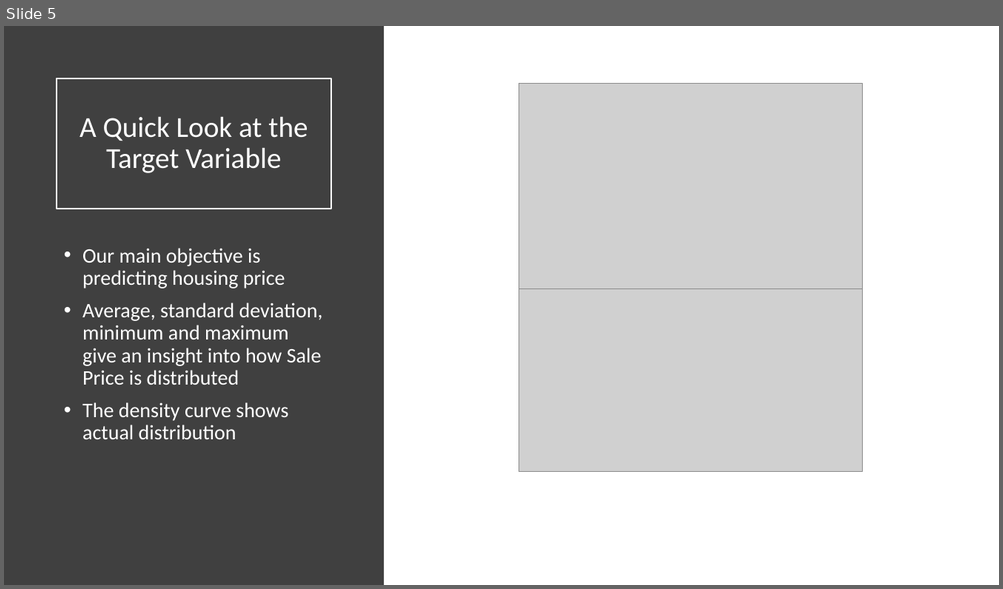
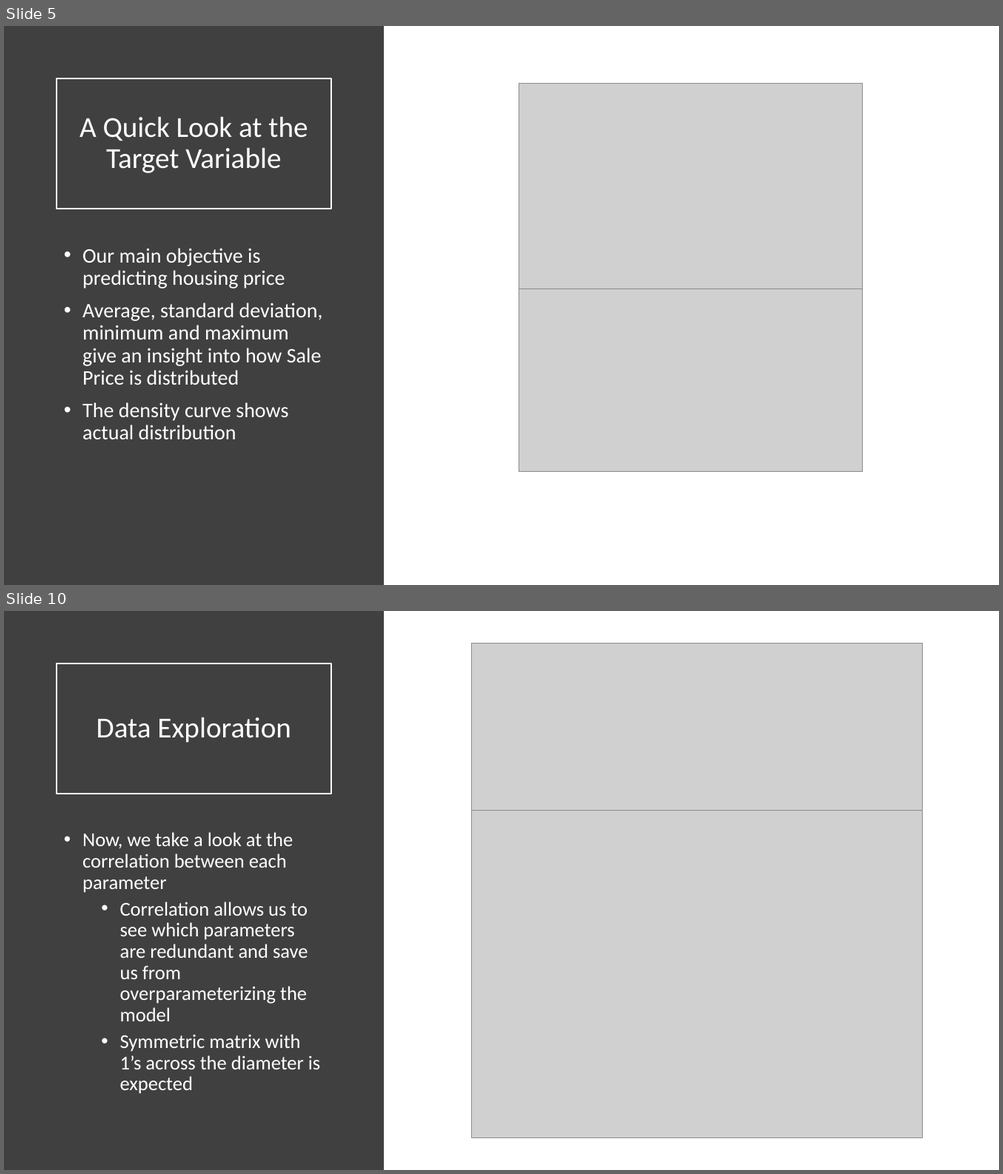
Before and after one commit to backmuda/BDA_511_Duff_Carter, a slide deck: Presentation.pptx. Shown one above the other, each under a label of ours: slide 5 before the commit, slides 5 and 10 after it; the slides between them are not shown. The pictures are 1003x589 and 1003x1174 pixels, drawn with LibreOffice and Linux fonts; fonts in the diff are those of the drawing; grey boxes stand for pictures. Boxes give left, top, right and bottom in pixels: in the first picture for what was removed or moved away, otherwise in the second. Text is boxed around its words. In the diff, an @@ line names an element or a change of style, - is before the commit and + after.

```diff
--- a/Presentation.pptx
+++ b/Presentation.pptx
@@ slide 10 added at <box>4,611,999,1170</box>, background #FFFFFF @@
@@ rectangle added at <box>4,611,384,1170</box>, fill #404040 @@
@@ picture added at <box>471,643,922,820</box> @@
@@ title added at <box>57,664,331,794</box>, outline #FFFFFF 1.5 pt, 28 pt, text #FFFFFF @@
+Data Exploration
@@ text added at <box>82,832,320,1094</box>, 19 pt, text #FFFFFF @@
+• Now, we take a look at the correlation between each parameter
+  • Correlation allows us to see which parameters are redundant and save us from overparameterizing the model
+  • Symmetric matrix with 1’s across the diameter is expected
@@ picture added at <box>471,811,922,1139</box> @@
```
Also in this commit, not shown: 1 slide changed, 3 other slides added.
